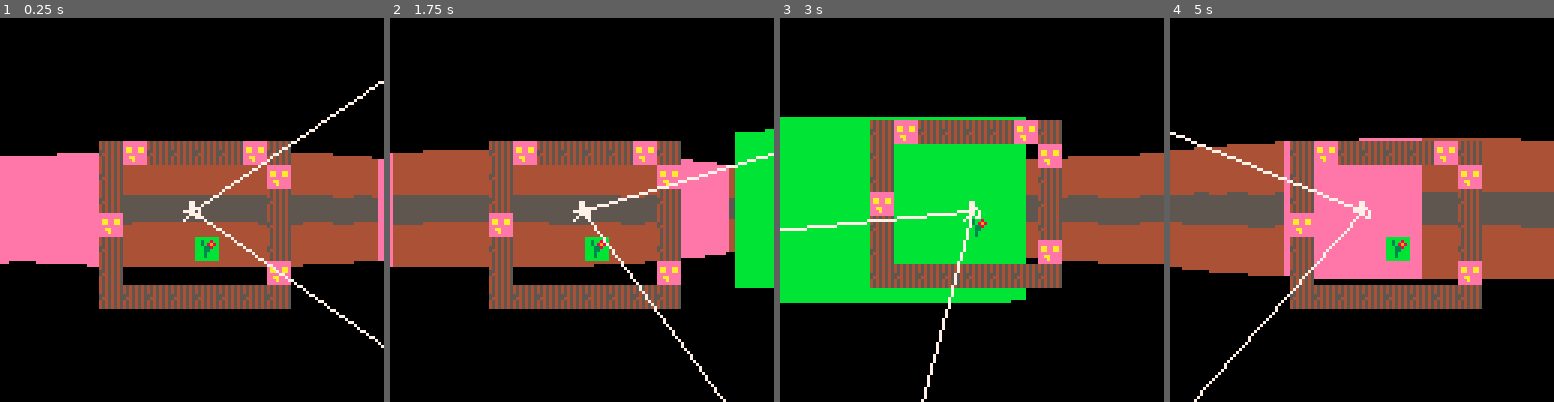
Above: before the commit, frames 1-4 (left to right).
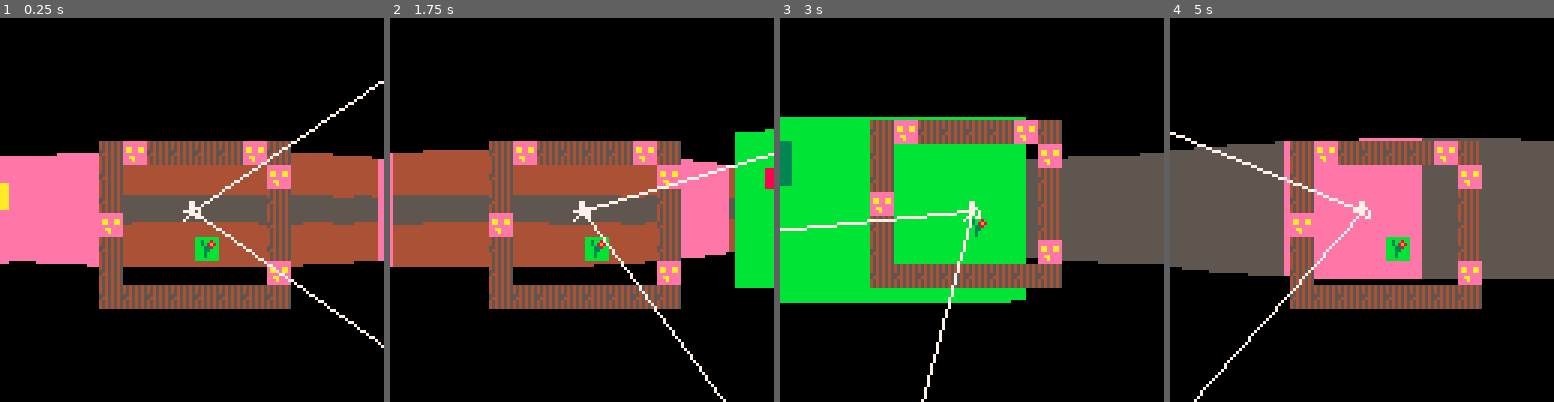
Above: after the commit, the same moments.

Repository: RicoP/picowiese
Game: PICO-8 cartridge wolf.p8
Same seed, same stepped clock (60 frames per second), same inputs: the game is played once before the commit and once after it.
Inputs:
- Up to frame 1 (0.25 s): no input
- Up to frame 2 (1.75 s): hold Right from 1.6 s (still down)
- Up to frame 3 (3 s): release Right at 2.1 s; hold Up 2.15-2.42 s; hold Right from 2.47 s (still down)
- Up to frame 4 (5 s): release Right at 3.03 s; hold Left 3.08-3.58 s; hold Down 3.63-3.97 s; hold Right 4.02-4.68 s; hold Up from 4.73 s (still down)

The runs differ from the first frame. In frame 1, 0.2% of the frame differs, in the area x 0-3%, y 42-50%; in frame 2, 0.1%; in frame 3, 6.5%; in frame 4, 14%, in the area x 0-100%, y 31-68%.

Commit message:
simple subpixel coord

Diff:
--- a/wolf.p8
+++ b/wolf.p8
@@ -26,12 +26,14 @@
   local tx = flr(x/8)
   local ty = flr(y/8)
   local s = mget(tx,ty)
-  if(s!=0)return s,distance
+  if s!=0 then
+   return s,distance,x%8
+  end
   x+=dx
   y+=dy
   distance+=1
  end
- return 0,0
+ return 0,0,0
 end
 
 function draw_game()
@@ -40,10 +42,10 @@
  local y=flr(p.x)
  local a = p.angle+p.fov/2
  for i=1,128 do
-  local t,d=get_tile(p.x,p.y,a)
+  local t,d,px=get_tile(p.x,p.y,a)
   a-=p.fov/(128)
   local h = 64/d
-  sspr(t*8,0,1,8,i-1,64-(64-d)/2,1,64-d)
+  sspr(t*8+px,0,1,8,i-1,64-(64-d)/2,1,64-d)
  end
 end
 
